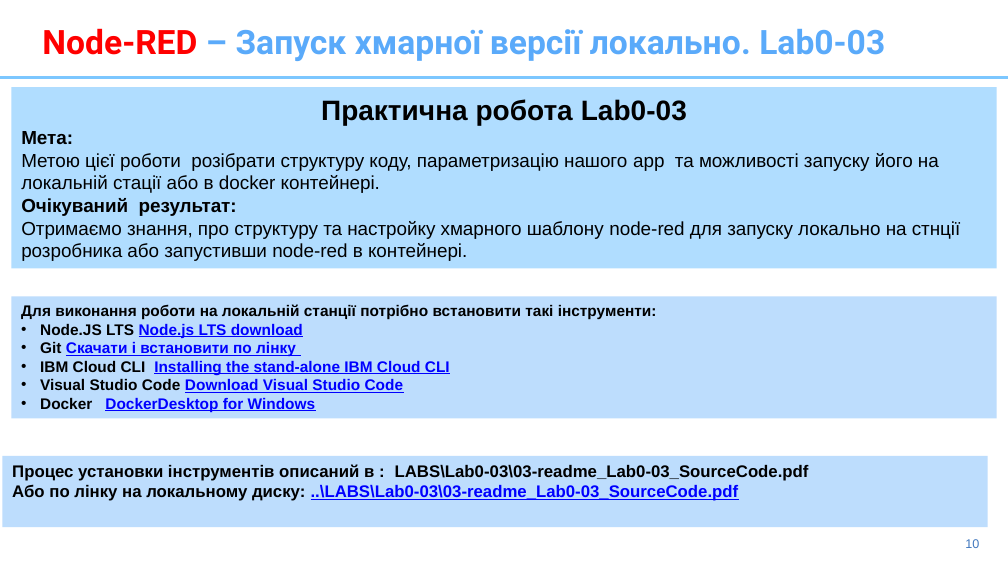
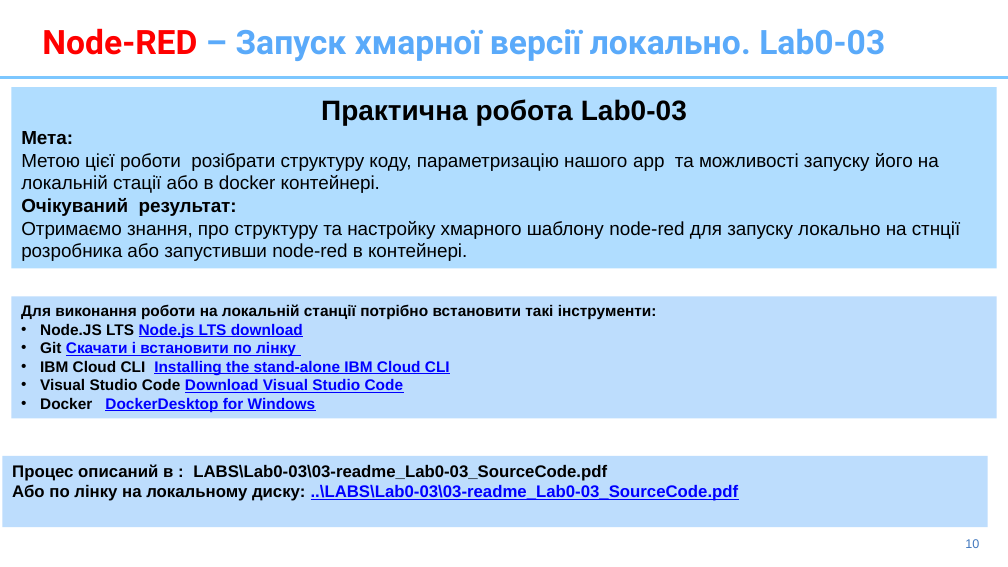
Before and after one commit to pavlo-shcherbukha/IBM-Node-Red-APP2020, a slide deck: slide 10 of presentation/2-Node-Red-2020-DeploymentOnCloud.pptx. Drawn at 1008x567 pixels with LibreOffice and Linux fonts; fonts in the diff are those of the drawing. Boxes give left, top, right and bottom in pixels: in the first picture for what was removed or moved away, otherwise in the second. Text is boxed around its words. In the diff, an @@ line names an element or a change of style, - is before the commit and + after.

```diff
--- a/presentation/2-Node-Red-2020-DeploymentOnCloud.pptx
+++ b/presentation/2-Node-Red-2020-DeploymentOnCloud.pptx
@@ text in rectangle at (x1=12, y1=464, x2=607, y2=481): text changed @@
-Процес установки інструментів описаний в : LABS\Lab0-03\03-readme_Lab0-03_SourceCode.pdf
+Процес описаний в : LABS\Lab0-03\03-readme_Lab0-03_SourceCode.pdf
```
Also in this commit, not shown: 2 other slides changed, 6 slides added, 1 other file.
